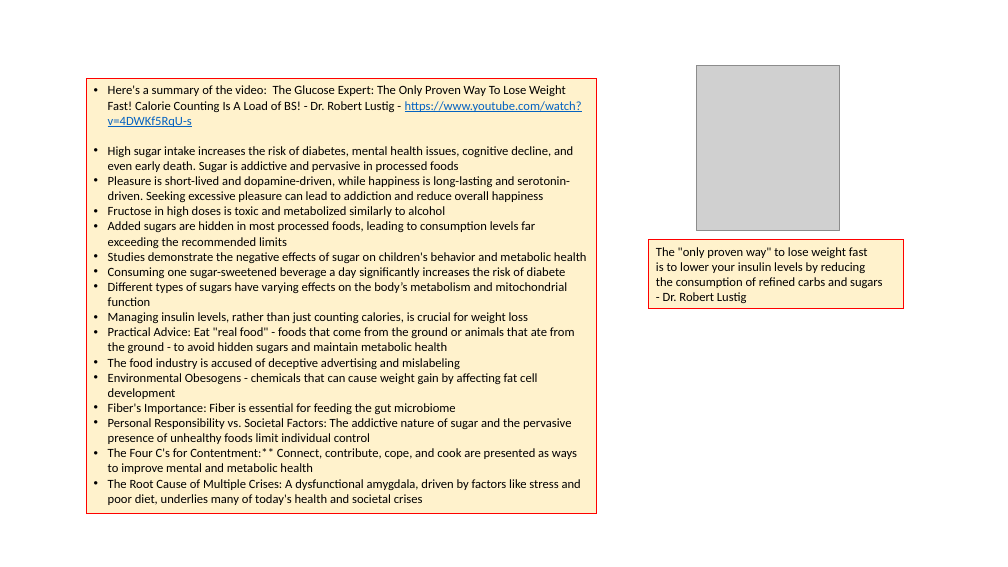
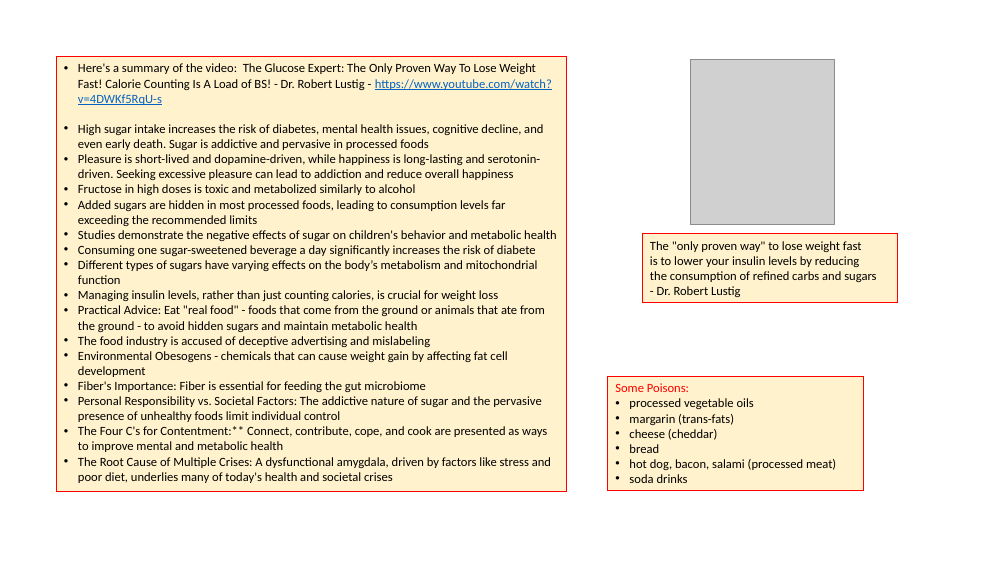
Before and after one commit to lselector/misc_life, a slide deck: slide 5 of _Life_Lose_Weight.pptx. Drawn at 1008x567 pixels with LibreOffice and Linux fonts; fonts in the diff are those of the drawing; grey boxes stand for pictures. Boxes give left, top, right and bottom in pixels: in the first picture for what was removed or moved away, otherwise in the second. Text is boxed around its words. In the diff, an @@ line names an element or a change of style, - is before the commit and + after.

```diff
--- a/_Life_Lose_Weight.pptx
+++ b/_Life_Lose_Weight.pptx
@@ rectangle "Here's a summary of the ...": place and size @@
-rectangle "Here's a summary of the ..." at (86,79,597,514)
+rectangle "Here's a summary of the ..." at (57,57,567,492)
@@ picture: place and size @@
-picture at (696,65,840,231)
+picture at (690,59,834,225)
@@ rectangle "The "only proven way" to ...": place and size @@
-rectangle "The "only proven way" to ..." at (649,240,904,309)
+rectangle "The "only proven way" to ..." at (643,234,898,303)
@@ rectangle added at (608,377,864,491), fill #FFF2CC, outline #FF0000 0.75 pt, 12 pt, text #000000 @@
+Some Poisons:
+• processed vegetable oils
+• margarin (trans-fats)
+• cheese (cheddar)
+• bread
+• hot dog, bacon, salami (processed meat)
+• soda drinks
```
Also in this commit, not shown: 1 other file.
